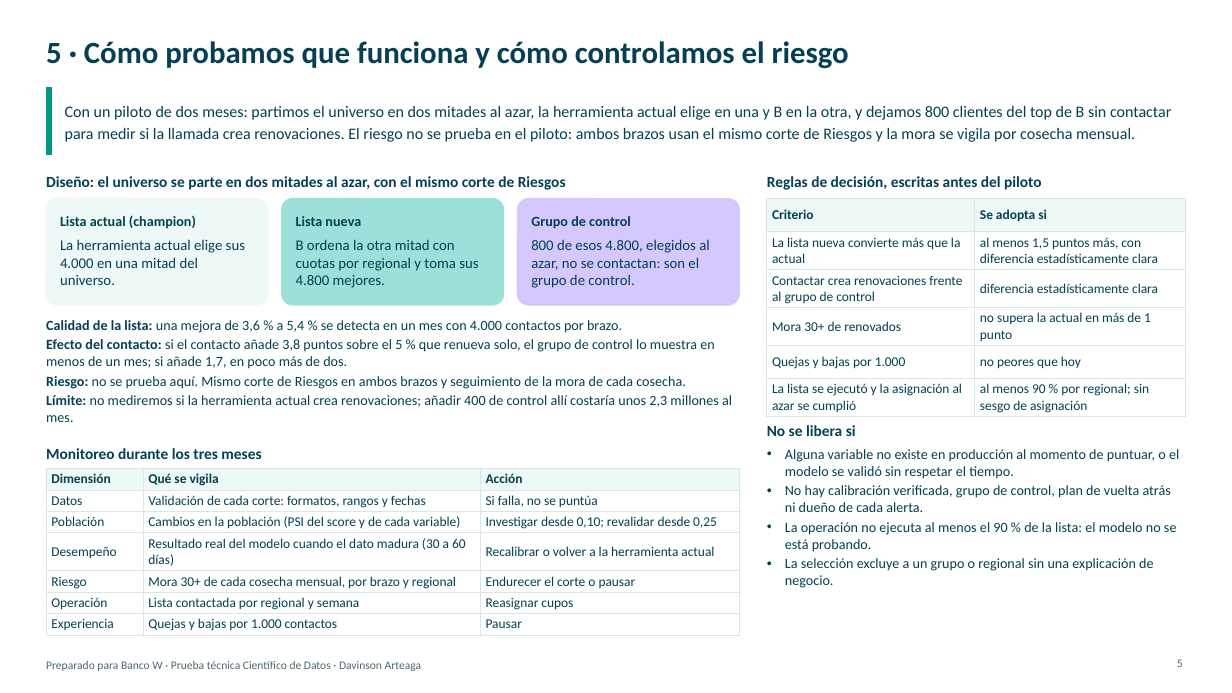
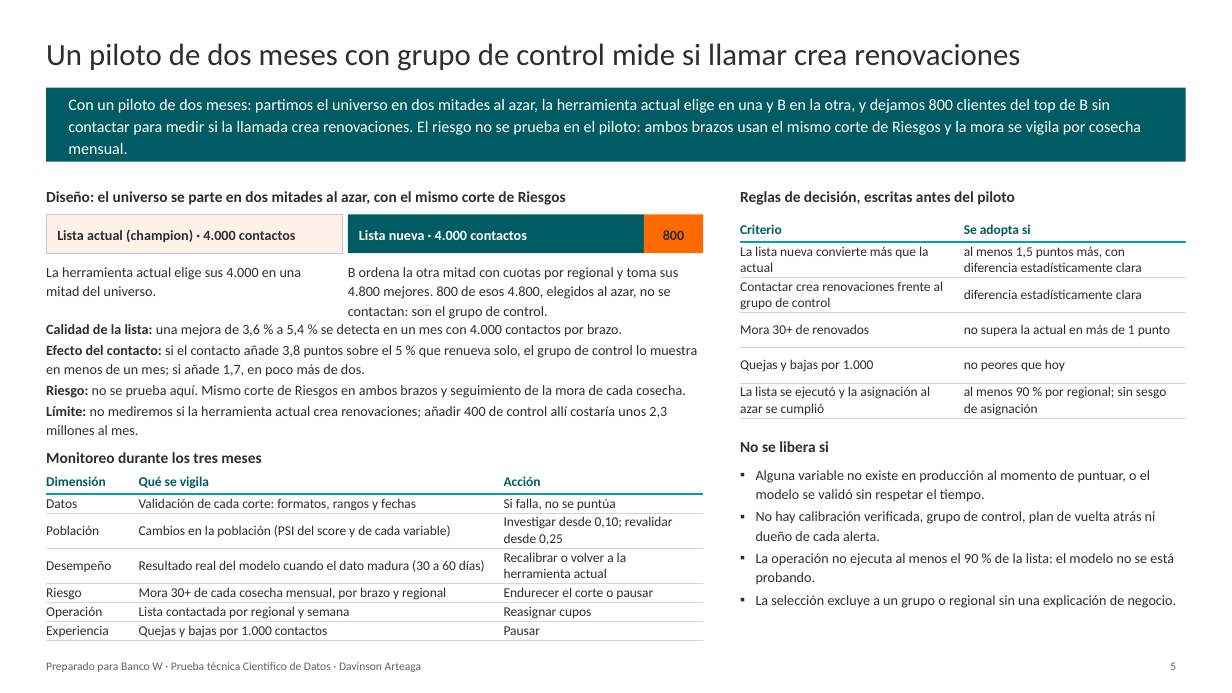
Before and after one commit to DavinsonA/bancow, a slide deck: slide 5 of entregables/BancoW_Priorizacion_Renovaciones_DavinsonArteaga.pptx. Drawn at 1232x693 pixels with LibreOffice and Linux fonts; fonts in the diff are those of the drawing. Boxes give left, top, right and bottom in pixels: in the first picture for what was removed or moved away, otherwise in the second. Text is boxed around its words. In the diff, an @@ line names an element or a change of style, - is before the commit and + after.

```diff
--- a/entregables/BancoW_Priorizacion_Renovaciones_DavinsonArteaga.pptx
+++ b/entregables/BancoW_Priorizacion_Renovaciones_DavinsonArteaga.pptx
@@ title at <box>46,43,1020,71</box>: text changed; text colour #043F52 to #2E2E2E; bold off @@
-5 · Cómo probamos que funciona y cómo controlamos el riesgo
+Un piloto de dos meses con grupo de control mide si llamar crea renovaciones
@@ rectangle removed at <box>46,88,52,154</box> @@
@@ rectangle added at <box>46,88,1186,162</box>, fill #005C63 @@
@@ text "Con un piloto de dos ..." at <box>68,99,1141,154</box>: text colour #043F52 to #FFFFFF; line spacing 1.1 to 1.15 @@
@@ text "Diseño: el universo se parte ...": place and size @@
-text "Diseño: el universo se parte ..." at <box>46,176,566,190</box>
+text "Diseño: el universo se parte ..." at <box>46,191,566,205</box>
@@ rounded rectangle removed at <box>282,199,504,305</box> @@
@@ rounded rectangle removed at <box>518,199,739,305</box> @@
@@ text "Reglas de decisión, escritas antes ...": place and size @@
-text "Reglas de decisión, escritas antes ..." at <box>767,176,1041,190</box>
+text "Reglas de decisión, escritas antes ..." at <box>740,191,1014,205</box>
@@ rectangle: place and size @@
-rectangle at <box>46,199,268,305</box>
+rectangle at <box>46,214,342,253</box>
@@ rectangle at <box>46,214,342,253</box>: rounded rectangle to rectangle; fill #EEF8F7 to #FFF1EA; outline #EEF8F7 1 pt to #C9C5BF 0.75 pt @@
@@ text at <box>57,229,296,243</box>: text changed; text colour #043F52 to #2E2E2E @@
-Lista actual (champion)
+Lista actual (champion) · 4.000 contactos
@@ rectangle added at <box>348,214,643,253</box>, fill #005C63 @@
@@ text at <box>359,230,527,240</box>: text changed; text colour #043F52 to #FFFFFF @@
-Lista nueva
+Lista nueva · 4.000 contactos
@@ text removed at <box>531,216,631,229</box> @@
-Grupo de control
@@ text "800" at <box>663,230,684,240</box>: vertical alignment top to middle @@
@@ rectangle added at <box>644,214,703,253</box>, fill #FE6A00 @@
@@ text at <box>663,230,684,240</box>: text changed; size 11.5 to 11 pt; text colour #043F52 to #2E2E2E; bold on @@
-B ordena la otra mitad con cuotas por regional y toma sus 4.800 mejores.
+800
@@ table at <box>740,214,1186,420</box> @@
@@ fill #EEF8F7 to none in row 1 @@
@@ text colour #043F52 to #005C63 in "Criterio", "Se adopta si" @@
@@ text colour #043F52 to #2E2E2E @@
@@ borders changed @@
@@ table: place and size @@
-table at <box>767,199,1186,417</box>
+table at <box>740,214,1186,420</box>
@@ text "La herramienta actual elige sus ...": place and size @@
-text "La herramienta actual elige sus ..." at <box>60,239,245,285</box>
+text "La herramienta actual elige sus ..." at <box>46,267,302,296</box>
@@ text "La herramienta actual elige sus ..." at <box>46,267,302,296</box>: size 11.5 to 11 pt, text colour #043F52 to #2E2E2E; line spacing 1 to 1.15 @@
@@ text at <box>348,267,678,319</box>: text changed; size 11.5 to 11 pt; text colour #043F52 to #2E2E2E @@
-800 de esos 4.800, elegidos al azar, no se contactan: son el grupo de control.
+B ordena la otra mitad con cuotas por regional y toma sus 4.800 mejores. 800 de esos 4.800, elegidos al azar, no se contactan: son el grupo de control.
@@ text "Calidad de la lista: una ..." at <box>46,324,697,435</box>: text colour #043F52 to #2E2E2E; bullet • to ▪; line spacing 1 to 1.15; less space between paragraphs @@
@@ text colour #043F52 to #2E2E2E; line spacing 1 to 1.15; vertical alignment middle to top in 4 elements at <box>46,191,566,205</box>, <box>46,452,261,463</box>, <box>740,191,1014,205</box>, <box>740,441,829,452</box> @@
@@ text "No se libera si": place and size @@
-text "No se libera si" at <box>767,425,856,436</box>
+text "No se libera si" at <box>740,441,829,452</box>
@@ table at <box>46,471,703,642</box> @@
@@ fill #EEF8F7 to none in row 1 @@
@@ text colour #043F52 to #005C63 in "Dimensión", "Qué se vigila", "Acción" @@
@@ text colour #043F52 to #2E2E2E @@
@@ borders changed @@
@@ table: place and size @@
-table at <box>46,469,739,635</box>
+table at <box>46,471,703,642</box>
@@ text "Alguna variable no existe en ...": place and size @@
-text "Alguna variable no existe en ..." at <box>785,449,1179,588</box>
+text "Alguna variable no existe en ..." at <box>756,470,1177,608</box>
@@ text "Alguna variable no existe en ..." at <box>756,470,1177,608</box>: text colour #043F52 to #2E2E2E; bullet • to ▪; line spacing 1 to 1.15 @@
@@ text "Preparado para Banco W · ..." at <box>46,662,422,672</box>: text colour #4A6A72 to #656365 @@
@@ page number at <box>1170,662,1176,670</box>: text colour #4A6A72 to #656365 @@
```
Also in this commit, not shown: 6 other slides changed, 1 other file.
